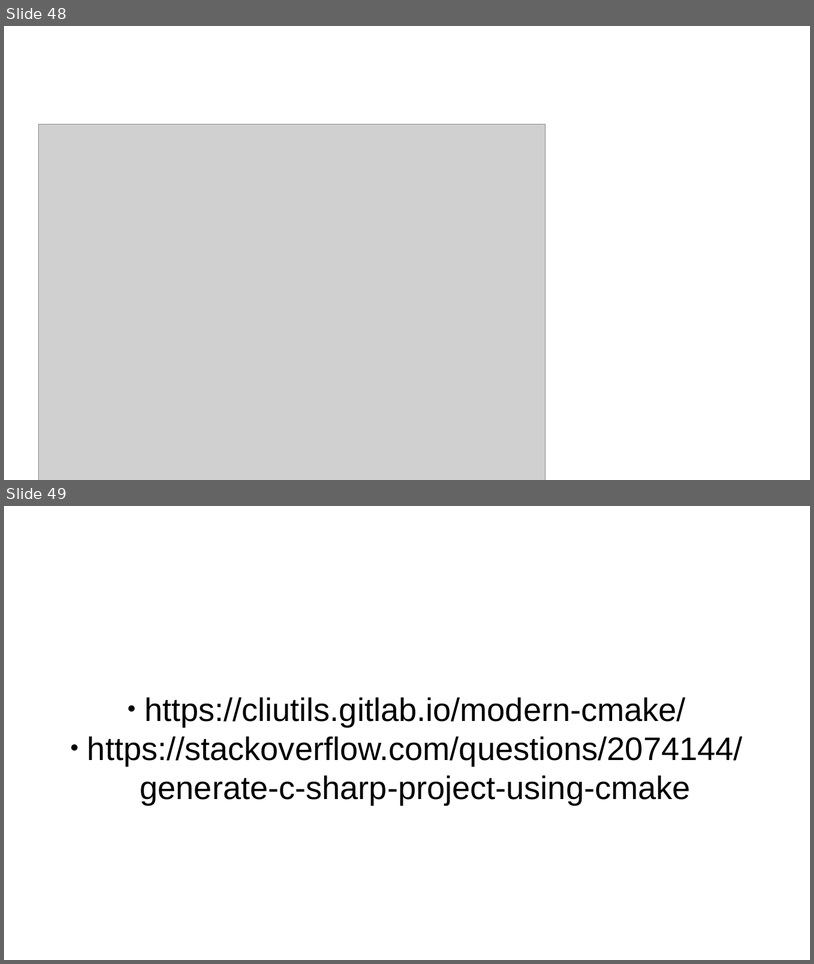
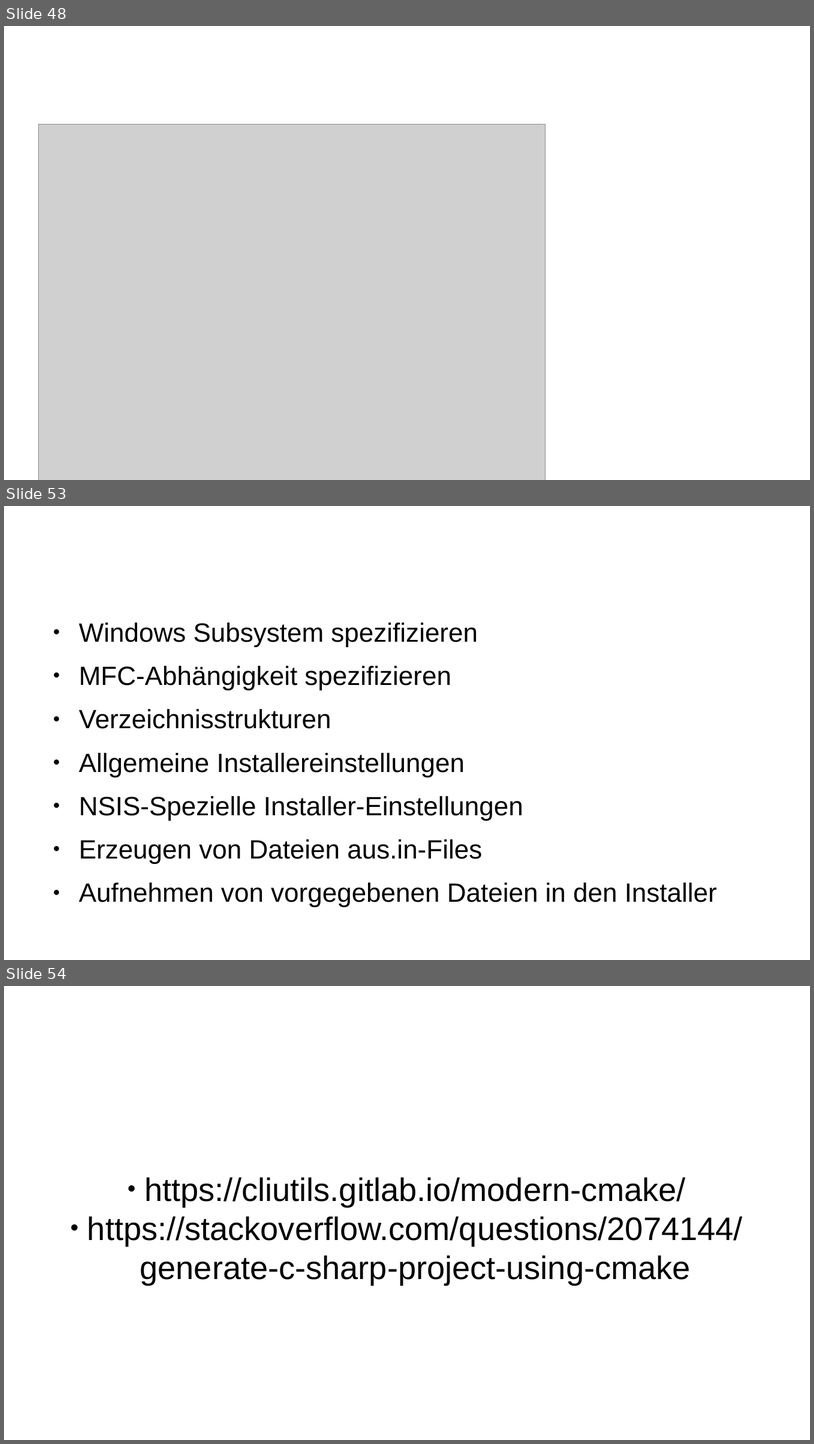
Before and after one commit to carstenkuckuk/CppUGBochum, a slide deck: doc/20180920_CppUGBochum_CI_Jenkins_CMake_GoogleTest.odp. Shown one above the other, each under a label of ours: slides 48 and 49 before the commit, slides 48, 53 and 54 after it; the slides between them are not shown. The pictures are 814x964 and 814x1444 pixels, drawn with LibreOffice and Linux fonts; fonts in the diff are those of the drawing; grey boxes stand for pictures; background and template pictures are left out. Boxes give left, top, right and bottom in pixels: in the first picture for what was removed or moved away, otherwise in the second. Text is boxed around its words. In the diff, an @@ line names an element or a change of style, - is before the commit and + after.

```diff
--- a/doc/20180920_CppUGBochum_CI_Jenkins_CMake_GoogleTest.odp
+++ b/doc/20180920_CppUGBochum_CI_Jenkins_CMake_GoogleTest.odp
@@ slide 53 added at (4, 506, 810, 960), background #FFFFFF @@
@@ title added at (44, 523, 606, 598), 35.7 pt, text #FFFFFF @@
+Weitere Schritte
@@ text added at (79, 622, 717, 907), 26 pt, text #000000 @@
+● Windows Subsystem spezifizieren
+● MFC-Abhängigkeit spezifizieren
+● Verzeichnisstrukturen
+● Allgemeine Installereinstellungen
+● NSIS-Spezielle Installer-Einstellungen
+● Erzeugen von Dateien aus.in-Files
+● Aufnehmen von vorgegebenen Dateien in den Installer
@@ what was slide 49 is now slide 54 @@
```
Also in this commit, not shown: 4 other slides added, 1 other file.
